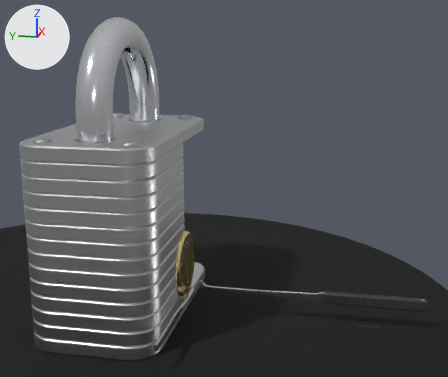
The glTF model app/src/main/assets/models/master_no3_padlock.glb: old version first, new version second.
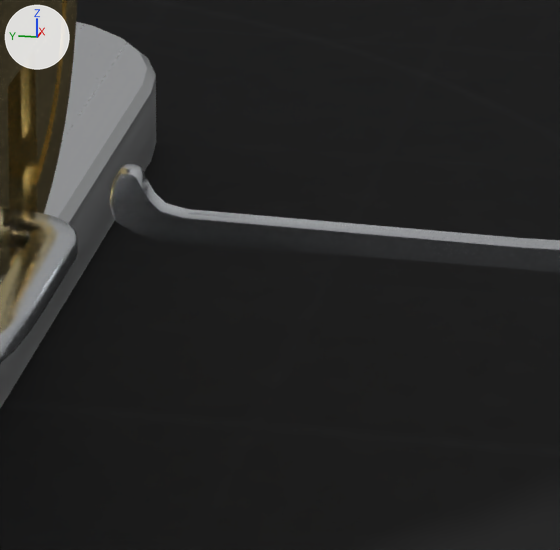
The first picture shows the older version from a 50 mm lens placed at (-1.226, -0.461, 0.477), pointed at (-0.03, -0.221, 0.178). The close-ups show the older and then the newer version on the part from 41% to 57% of the width and 69% to 87% of the height of that picture. Only the edits that show in the close-ups are written down. The lights are fixed; the arrows at upper left show +X, +Y and +Z. Where no turn or scale is listed for an object, it has been applied to the vertices.

Objects in the first close-up: 'Bench', 'Body_Cutaway', 'Core_Plug', 'HookPick', 'TensionWrench'.
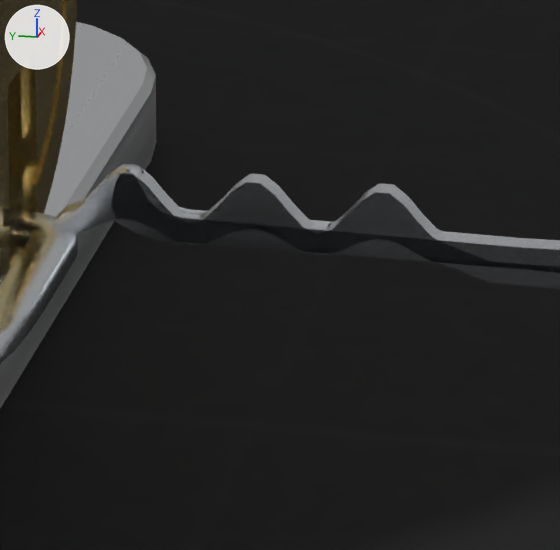
The edits, one by one:
Mesh me_rakepick is new.
It has 314 vertices, 612 faces and spans x -0.008..0.008, y -0.47..0.021, z -0.034..0.0.
Faces by material slot: [360, 252].
It uses material mat_tool_steel.
It uses material mat_tool_grip.
Object 'RakePick' (ob_rakepick) is new; it shows me_rakepick.
Its location is (0.0, -0.165, -0.036).

Location of each change, [x1, y1, x2, y2] in pixels of the close-ups (560 x 550 px):
'RakePick', added: after [52, 164, 560, 289]
